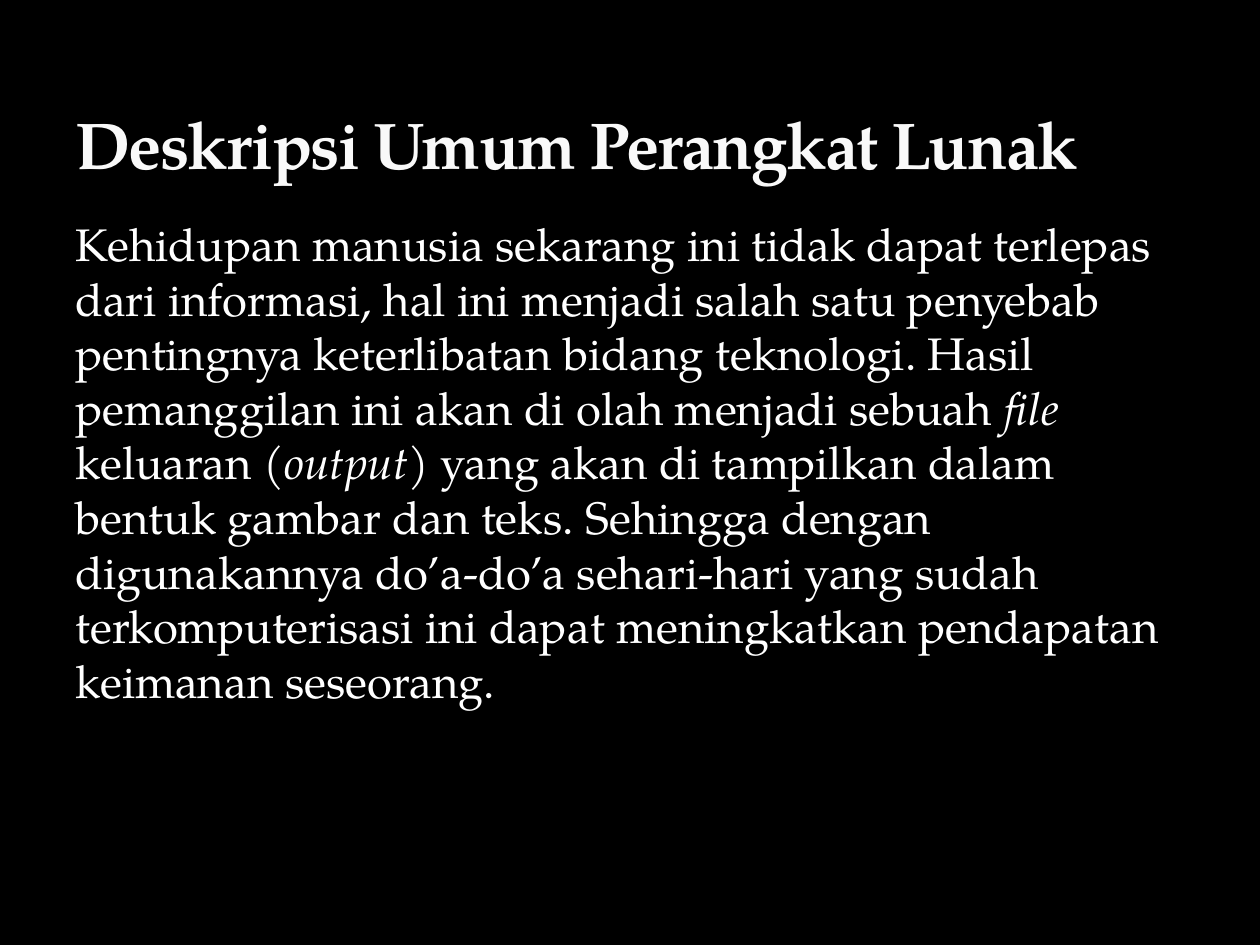
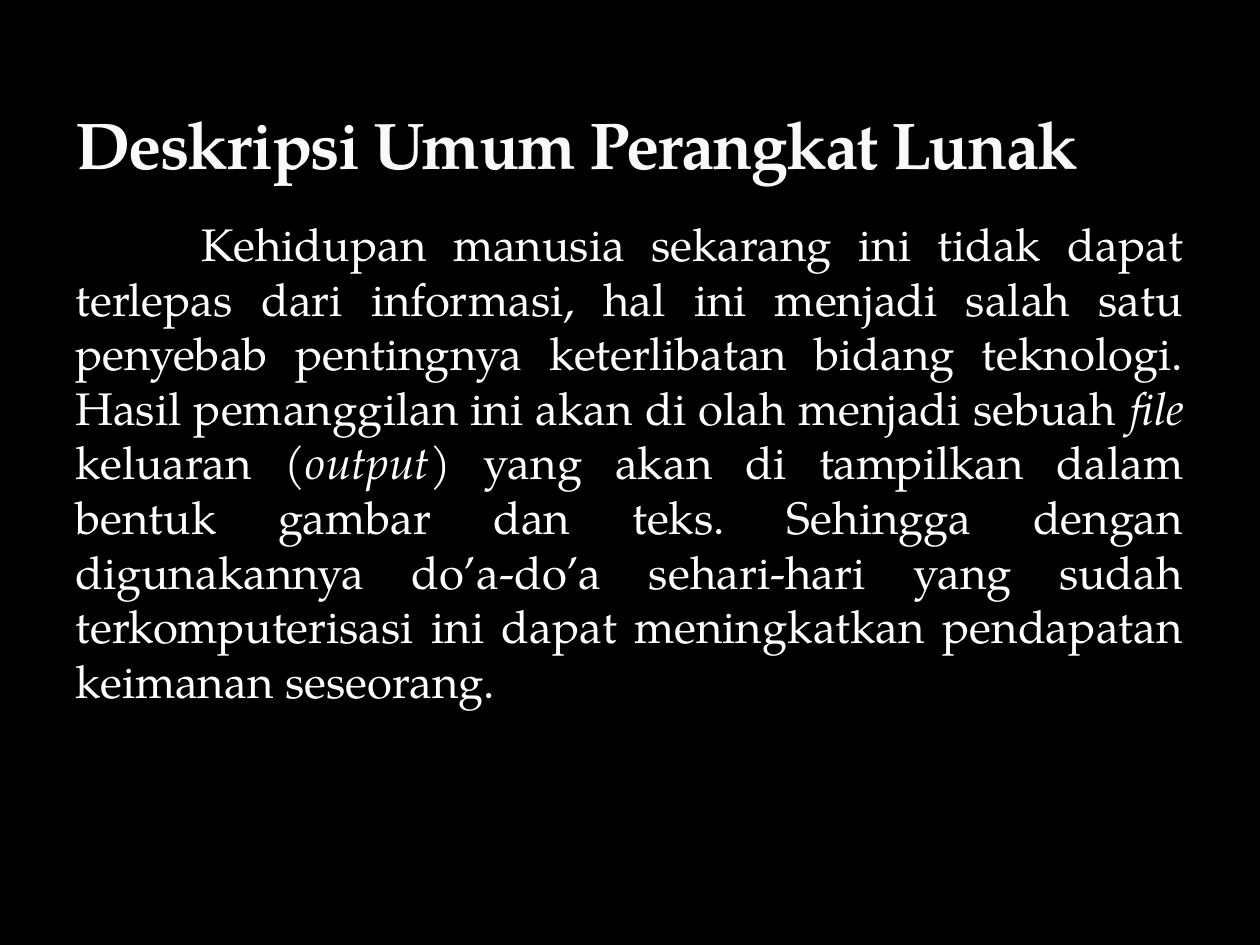
Before and after one commit to NenengSapuroh/Tugas_usecase_pizza, a slide deck: slide 2 of Tubes/power point Aplikasi Do’a Sehari-hari.pptx. Drawn at 1260x945 pixels with LibreOffice and Linux fonts; fonts in the diff are those of the drawing; background and template pictures are left out. Boxes give left, top, right and bottom in pixels: in the first picture for what was removed or moved away, otherwise in the second. Text is boxed around its words. In the diff, an @@ line names an element or a change of style, - is before the commit and + after.

Commit message:
udah di edit lagi nury sma aku

```diff
--- a/Tubes/power point Aplikasi Do’a Sehari-hari.pptx
+++ b/Tubes/power point Aplikasi Do’a Sehari-hari.pptx
@@ text "Kehidupan manusia sekarang ini tidak ..." at [75, 228, 1184, 711]: alignment left to justified @@
```
